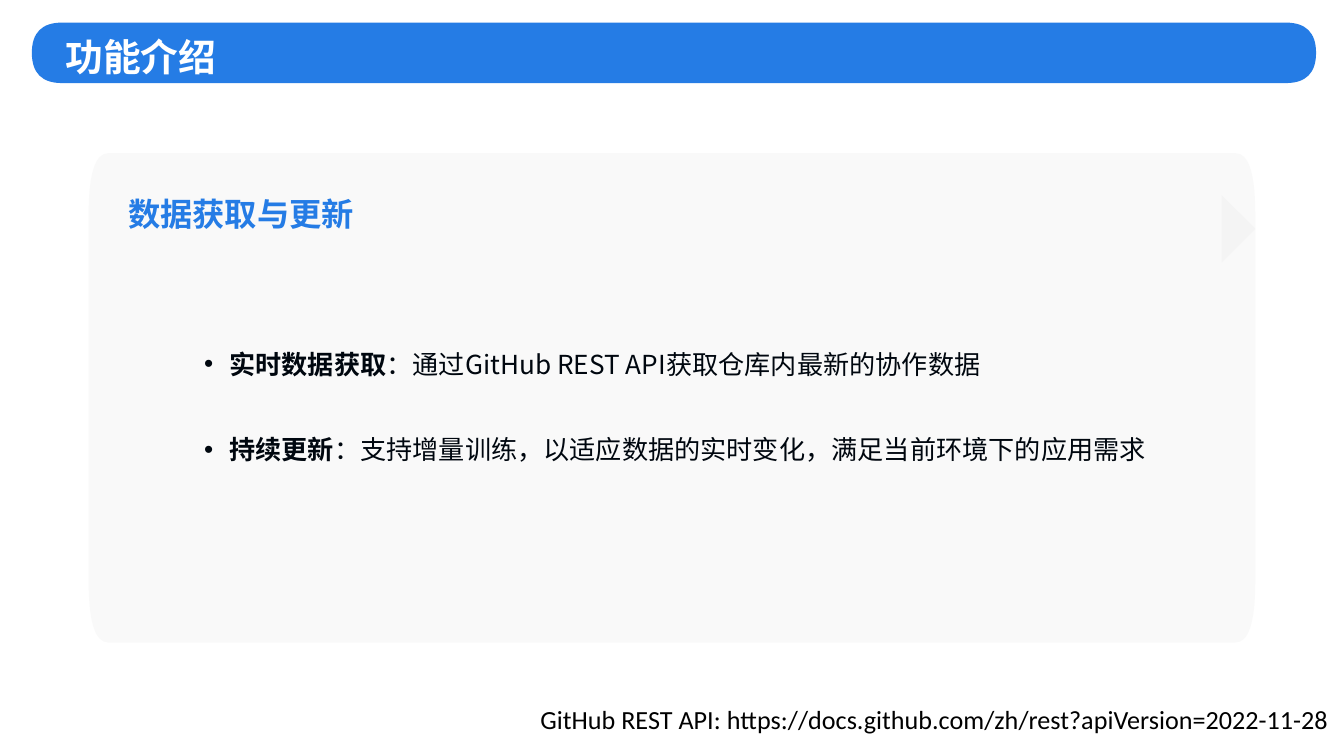
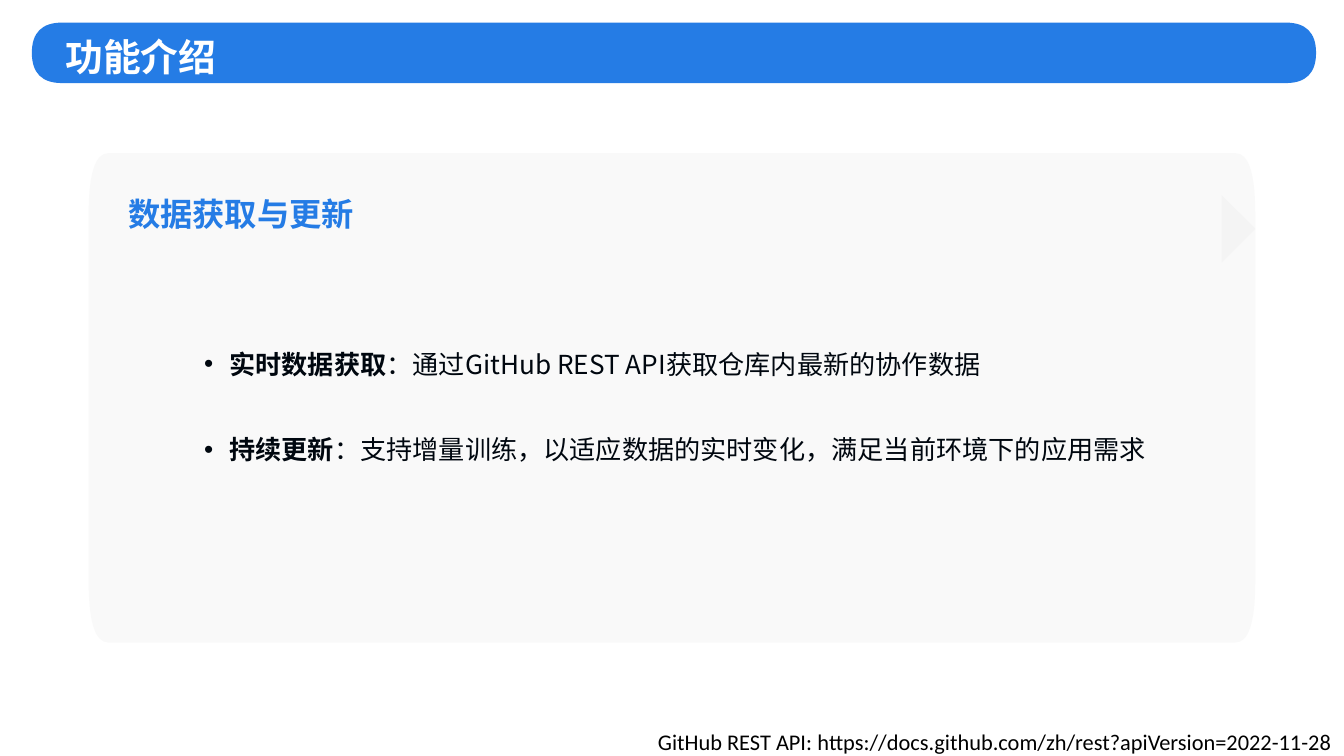
Before and after one commit to zhingoll/Issue-Assigner-BaaS, a slide deck: slide 8 of OpenRank杯初赛-灵配.pptx. Drawn at 1344x756 pixels with LibreOffice and Linux fonts; fonts in the diff are those of the drawing; background and template pictures are left out. Boxes give left, top, right and bottom in pixels: in the first picture for what was removed or moved away, otherwise in the second. Text is boxed around its words. In the diff, an @@ line names an element or a change of style, - is before the commit and + after.

```diff
--- a/OpenRank杯初赛-灵配.pptx
+++ b/OpenRank杯初赛-灵配.pptx
@@ text "GitHub REST API: https://docs.github.com/zh/rest?apiVersion= ...": place and size @@
-text "GitHub REST API: https://docs.github.com/zh/rest?apiVersion= ..." at (540, 711, 1328, 734)
+text "GitHub REST API: https://docs.github.com/zh/rest?apiVersion= ..." at (658, 734, 1330, 754)
@@ text "GitHub REST API: https://docs.github.com/zh/rest?apiVersion= ..." at (658, 734, 1330, 754): size 14 to 12 pt @@
```
Also in this commit, not shown: 3 other slides changed.
